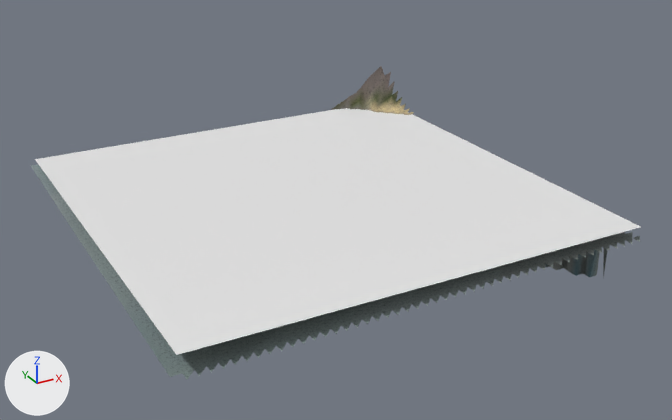
One commit to the glTF model eloria-assets/maps/continent-v2/pinebrow/client/chunks/08_13/world.glb: the scene before it, then after it.
Rendered twice from a camera (50 mm lens) standing at (-228.9, -440.1, 76.6) and looking at (-139.8, -278.0, -4.4). Every picture has the same lights, and +X, +Y and +Z are marked at lower left. The picture after the commit comes second. Where no turn or scale is listed for an object, it has been applied to the vertices. Vertices at exactly the same position are counted once.

The first picture shows 'AuthoredGround_pinebrowBase_pinebrow_08_13', 'Terrain_pinebrow_08_13', 'Water_pinebrow_08_13'.
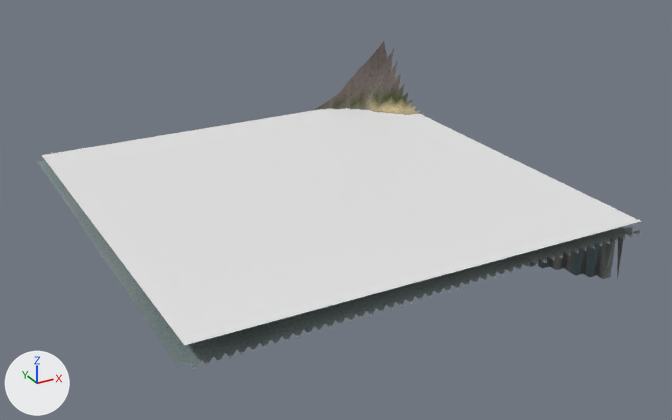
Where the change shows, as pixel boxes [x1, y1, x2, y2] in the pictures (672 x 420 px; the box of a moved part takes in the faces that stretch with it):
'Water_pinebrow_08_13', mesh moved
    before: [35, 108, 641, 355]
    after: [42, 108, 641, 345]
'AuthoredGround_pinebrowBase_pinebrow_08_13', reshaped (mostly hidden)
    before: [34, 67, 640, 379]
    after: [40, 43, 640, 370]
'Terrain_pinebrow_08_13', reshaped (mostly hidden)
    before: [31, 66, 597, 376]
    after: [37, 41, 614, 367]
part 3 of me_authoredground_pinebrowbase_pinebrow_08_13, moved or reshaped (mostly hidden)
    before: [34, 67, 640, 379]
    after: [40, 43, 640, 370]
part 4 of me_authoredground_pinebrowbase_pinebrow_08_13, recoloured
    before: [40, 67, 625, 379]
    after: [46, 43, 623, 370]

The change, as a diff of the scene's bpy script:
```diff
--- a/eloria-assets/maps/continent-v2/pinebrow/client/chunks/08_13/world.glb.py
+++ b/eloria-assets/maps/continent-v2/pinebrow/client/chunks/08_13/world.glb.py
@@ me_terrain_pinebrow_08_13 @@
 # used by ob_terrain_pinebrow_08_13; location = (-734.0, 7931.0, 0.0)
-me_terrain_pinebrow_08_13.from_pydata(...)  # 2401 vertices, 4608 faces; spans x 541.0..637.0, y -8253.0..-8157.0, z -16.0..10.0
+me_terrain_pinebrow_08_13.from_pydata(...)  # 2401 vertices, 4608 faces; spans x 543.0..639.0, y -8251.0..-8155.0, z -16.0..16.3
+# me_terrain_pinebrow_08_13 part 1: 2401 of 2401 vertices moved; they spanned x 541.0..637.0, y -8253.0..-8157.0, z -16.0..10.0 and now span x 543.0..639.0, y -8251.0..-8155.0, z -16.0..16.3; mean shift (2.0, 2.0, 0.0)
 me_terrain_pinebrow_08_13.materials.append(mat_continental_ground)
@@ me_water_pinebrow_08_13 @@
 # used by ob_water_pinebrow_08_13; location = (-734.0, 7931.0, 0.0)
-me_water_pinebrow_08_13.from_pydata(...)  # 4 vertices, 2 faces; spans x 542.0..638.0, y -8254.0..-8158.0, z 0.0
+me_water_pinebrow_08_13.from_pydata(...)  # 4 vertices, 2 faces; spans x 544.0..640.0, y -8252.0..-8156.0, z 0.0
+# me_water_pinebrow_08_13 part 2: the whole mesh is moved by (2.0, 2.0, 0.0)
 me_water_pinebrow_08_13.materials.append(mat_water_sea)
@@ me_authoredground_pinebrowbase_pinebrow_08_13 @@
 # used by ob_authoredground_pinebrowbase_pinebrow_08_13; location = (-734.0, 7931.0, 0.0)
-me_authoredground_pinebrowbase_pinebrow_08_13.from_pydata(...)  # 2496 vertices, 4608 faces; spans x 541.0..639.0, y -8255.0..-8157.0, z -16.0..10.0
+me_authoredground_pinebrowbase_pinebrow_08_13.from_pydata(...)  # 2496 vertices, 4608 faces; spans x 543.0..641.0, y -8253.0..-8155.0, z -16.0..16.3
+# me_authoredground_pinebrowbase_pinebrow_08_13 part 3: 2496 of 2496 vertices moved; they spanned x 541.0..639.0, y -8255.0..-8157.0, z -16.0..10.0 and now span x 543.0..641.0, y -8253.0..-8155.0, z -16.0..16.3; mean shift (2.0, 2.0, 0.0)
+# me_authoredground_pinebrowbase_pinebrow_08_13 part 4: 3895 faces centred in x 542.3..637.7, y -8253.7..-8158.3, z -16.0..7.7 are repainted in the vertex colours; the middle colour goes from grey #899290 to grey #88918e
 me_authoredground_pinebrowbase_pinebrow_08_13.materials.append(mat_authored_pinebrowbase)
```
